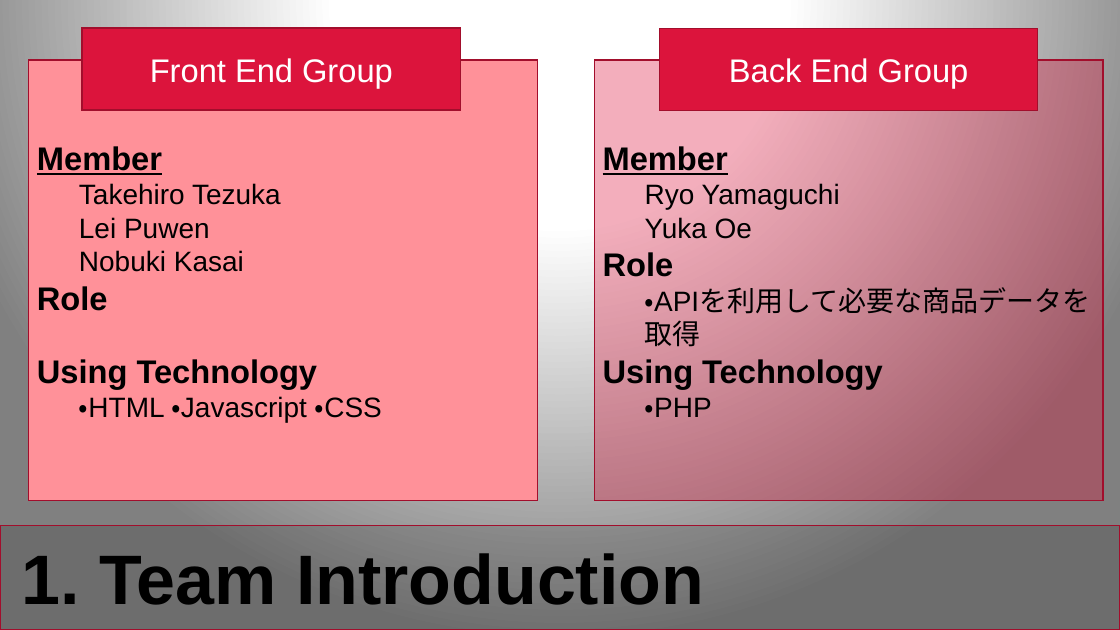
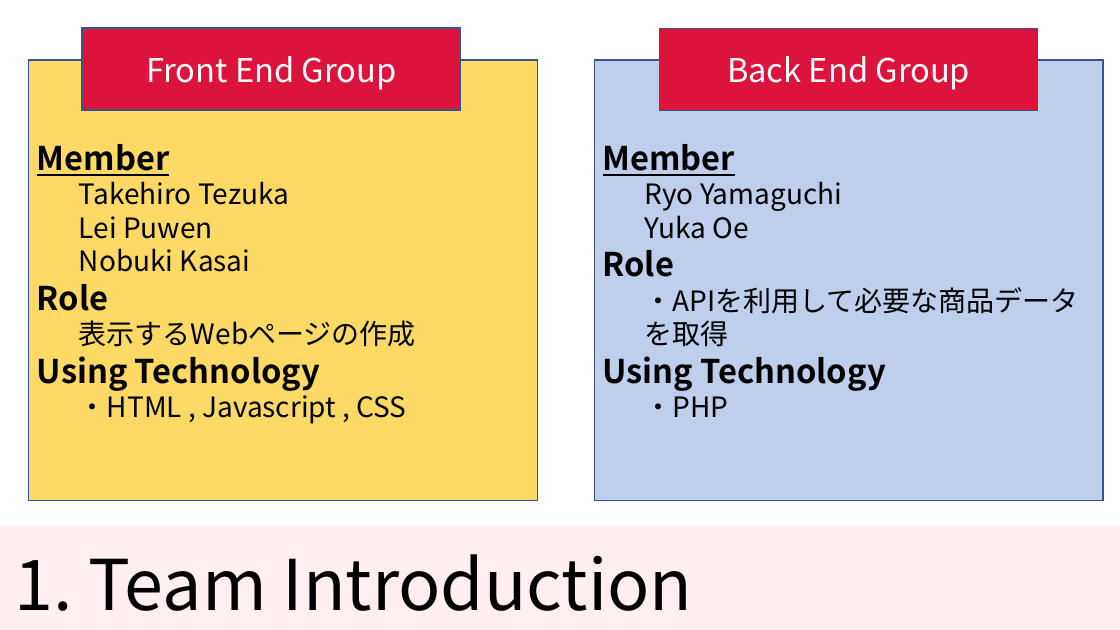
Before and after one commit to KNobuki/Rakuten_fashion, a slide deck: slide 4 of presentation/Presentation.pptx (slide 3 before the commit). Drawn at 1120x630 pixels with LibreOffice and Linux fonts; fonts in the diff are those of the drawing. Boxes give left, top, right and bottom in pixels: in the first picture for what was removed or moved away, otherwise in the second. Text is boxed around its words. In the diff, an @@ line names an element or a change of style, - is before the commit and + after.

Commit message:
changed design

```diff
--- a/presentation/Presentation.pptx
+++ b/presentation/Presentation.pptx
@@ background gradient #FFFFFF to #808080 to #FFFFFF @@
@@ rectangle "Front End Group" at (82, 28, 461, 110): font Arial to Noto Sans CJK JP; outline #A30F2C 1 pt to #325491 1 pt @@
@@ rectangle "Back End Group" at (660, 29, 1038, 111): font Arial to Noto Sans CJK JP; outline #A30F2C 1 pt to #325491 1 pt @@
@@ rectangle "Member" at (29, 60, 538, 501): fill #FF9199 to #FFD966; outline #A30F2C 1 pt to #325491 1 pt @@
@@ rectangle "Member" at (595, 60, 1104, 501): font Arial to Noto Sans CJK JP; fill #DC143C at 34% opacity to #4472C4 at 34% opacity; outline #A30F2C 1 pt to #325491 1 pt @@
@@ text in rectangle at (37, 144, 320, 391): font Arial to Noto Sans CJK JP in "Member", "Takehiro Tezuka", "Lei Puwen", "Nobuki Kasai" and 2 more places @@
@@ text in rectangle at (79, 320, 416, 347): paragraph added @@
+  表示するWebページの作成
@@ text in rectangle at (79, 389, 407, 424): text changed; font Arial to Noto Sans CJK JP @@
-  ・HTML ・Javascript ・CSS
+  ・HTML , Javascript , CSS
@@ rectangle at (0, 526, 1120, 630): fill #000000 at 14% opacity to #FF9199 at 14% opacity; outline #A30F2C 1 pt to none @@
@@ title "1. Team Introduction": place and size @@
-title "1. Team Introduction" at (21, 553, 704, 605)
+title "1. Team Introduction" at (14, 554, 693, 611)
@@ title "1. Team Introduction" at (14, 554, 693, 611): font Arial to Noto Sans CJK JP, bold off @@
```
Also in this commit, not shown: 13 other slides changed, 1 slide added.
